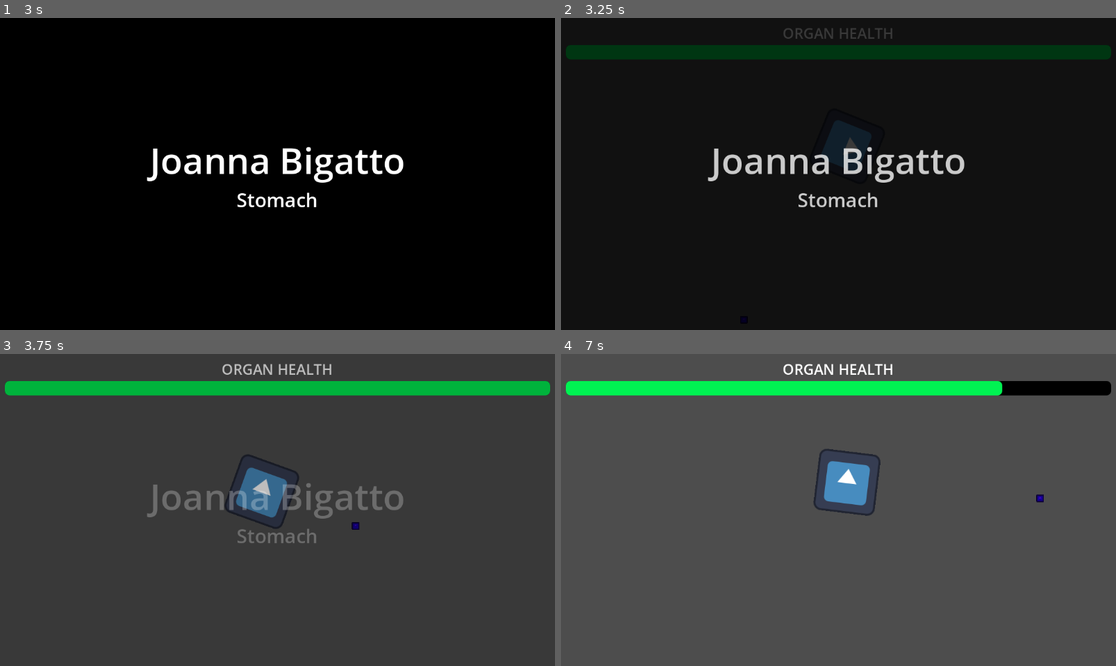
Above: before the commit, frames 1-4 (two rows, left to right).
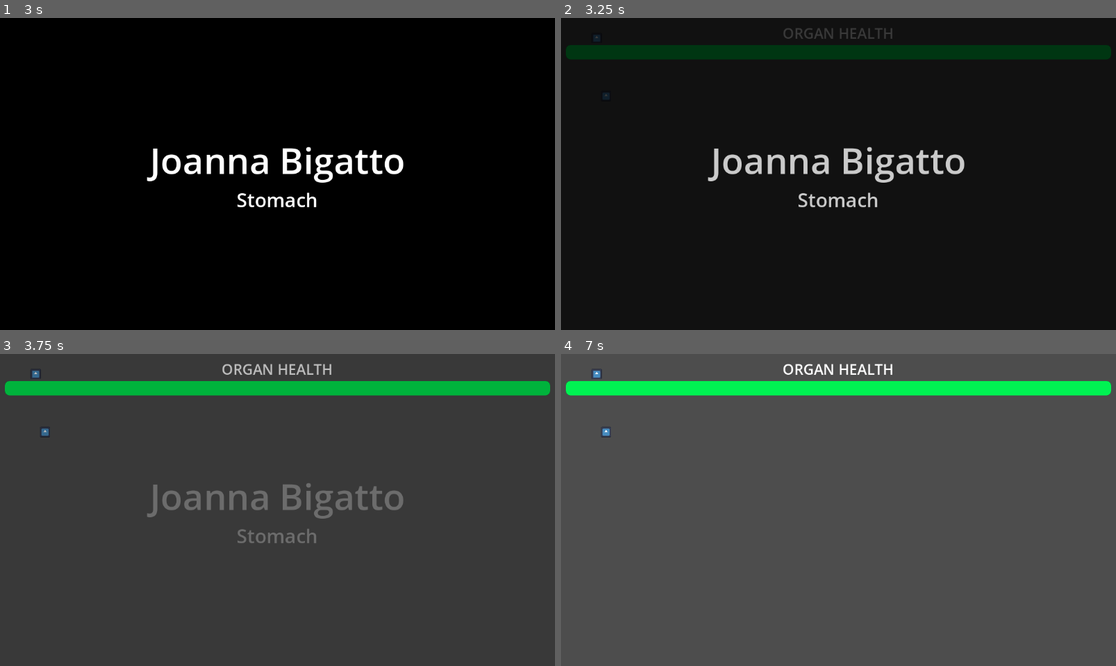
Above: after the commit, the same moments.

Repository: bgalerani94/godot-wild-jam-83
Game: Godot game, scene res://Prototypes/Scenes/Biga_enemy_follow_player.tscn
The game is run twice, just before and just after one commit, with the same random seed, the same clock (stepped at 60 frames per second) and the same inputs. Before the commit the project starts from res://Prototypes/Scenes/test_scene.tscn. The engine's default icon, where the game draws it, is replaced by a stand-in: a white triangle on a blue panel in a dark square.
Inputs (mouse positions are in pixels of both pictures, inside the frame that each line leads up to):
- Up to frame 1 (3 s): tap Enter (ui_accept) at 0.5, 0.77, 1.25, 1.52, 2, 2.75 s; move the mouse to (399, 158) at 0.52 s; press the mouse at (399, 158) at 0.53 s; hold D (move_right) 0.53-1.28 s; move the mouse to (166, 189) at 1.27 s; release the mouse at (166, 189) at 1.28 s; hold S (move_down) 1.28-2.03 s; click (166, 189) at 1.35 s; move the mouse to (333, 105) at 2.02 s; press the mouse at (333, 105) at 2.03 s; hold D (move_right) 2.03-2.78 s; move the mouse to (249, 236) at 2.77 s; release the mouse at (249, 236) at 2.78 s; hold W (move_up) from 2.78 s (still down); click (249, 236) at 2.85 s
- Up to frame 2 (3.25 s): keep holding W (move_up); tap Enter (ui_accept) at 3.02 s
- Up to frame 3 (3.75 s): move the mouse to (444, 556) at 3.52 s; release W (move_up) at 3.53 s; press the mouse at (444, 556) at 3.53 s; hold A (move_left) from 3.53 s (still down)
- Up to frame 4 (7 s): tap Enter (ui_accept) at 3.77, 4.52, 6.02, 6.77 s; move the mouse to (672, 463) at 4.27 s; release the mouse at (672, 463) at 4.28 s; click (672, 463) at 4.35 s; move the mouse to (866, 510) at 5.02 s; release A (move_left) at 5.03 s; press the mouse at (866, 510) at 5.03 s; hold S (move_down) 5.03-5.78 s; move the mouse to (755, 432) at 5.77 s; release the mouse at (755, 432) at 5.78 s; hold D (move_right) 5.78-6.53 s; click (755, 432) at 5.85 s; move the mouse to (960, 494) at 6.52 s; press the mouse at (960, 494) at 6.53 s; hold W (move_up) from 6.53 s (still down)

Frame 1 is identical in both runs. In frame 2, 0.8% of the frame differs, in the area x 5-56%, y 5-97%; in frame 3, 1.3%; in frame 4, 2.3%, in the area x 5-100%, y 4-52%.

Commit message:
Player damage
Player has now a Area2D to receive damage.

Right now the Signal is triggering a function to delete the player, this will be the damage mechanics

Diff:
--- a/Player/Scenes/Player.tscn
+++ b/Player/Scenes/Player.tscn
@@ -7,7 +7,13 @@
 [ext_resource type="PackedScene" uid="uid://bg8ukn42id1uc" path="res://Scenes/organ_damage_component.tscn" id="5_7jgbj"]
 
 [sub_resource type="RectangleShape2D" id="RectangleShape2D_0qu43"]
-size = Vector2(128, 129)
+size = Vector2(126, 126)
+
+[sub_resource type="RectangleShape2D" id="RectangleShape2D_7jgbj"]
+size = Vector2(130, 1)
+
+[sub_resource type="RectangleShape2D" id="RectangleShape2D_ejah4"]
+size = Vector2(1, 128)
 
 [node name="Player" type="CharacterBody2D" groups=["Player"]]
 collision_mask = 2
@@ -22,7 +28,6 @@
 texture = ExtResource("1_4pdrp")
 
 [node name="CollisionShape2D" type="CollisionShape2D" parent="."]
-position = Vector2(0, -0.5)
 shape = SubResource("RectangleShape2D_0qu43")
 
 [node name="Camera2D" type="Camera2D" parent="."]
@@ -31,3 +36,23 @@
 position_smoothing_speed = 3.0
 
 [node name="OrganDamageComponent" parent="." instance=ExtResource("5_7jgbj")]
+
+[node name="Area2D" type="Area2D" parent="."]
+
+[node name="Collision_Up" type="CollisionShape2D" parent="Area2D"]
+position = Vector2(0, -64.5)
+shape = SubResource("RectangleShape2D_7jgbj")
+
+[node name="Collision_Left" type="CollisionShape2D" parent="Area2D"]
+position = Vector2(-64.5, 0)
+shape = SubResource("RectangleShape2D_ejah4")
+
+[node name="Collision_Right" type="CollisionShape2D" parent="Area2D"]
+position = Vector2(64.5, 0)
+shape = SubResource("RectangleShape2D_ejah4")
+
+[node name="Collision_Down" type="CollisionShape2D" parent="Area2D"]
+position = Vector2(0, 64)
+shape = SubResource("RectangleShape2D_7jgbj")
+
+[connection signal="body_entered" from="Area2D" to="." method="_on_area_2d_body_entered"]
--- a/Player/Scripts/player_movement.gd
+++ b/Player/Scripts/player_movement.gd
@@ -7,3 +7,7 @@
 	velocity = movement_vector * speed
 	move_and_collide(velocity * delta)
 	look_at(get_global_mouse_position())
+
+
+func _on_area_2d_body_entered(body: Node2D) -> void:
+	queue_free()
--- a/project.godot
+++ b/project.godot
@@ -11,7 +11,7 @@
 [application]
 
 config/name="godot-wild-jam-83"
-run/main_scene="uid://dwden86376upe"
+run/main_scene="uid://dg8lhj7ahfpgm"
 config/features=PackedStringArray("4.4", "Forward Plus")
 config/icon="res://icon.svg"
 
Not shown: 1 places in Player/Scenes/Player.tscn that only renumber resources
